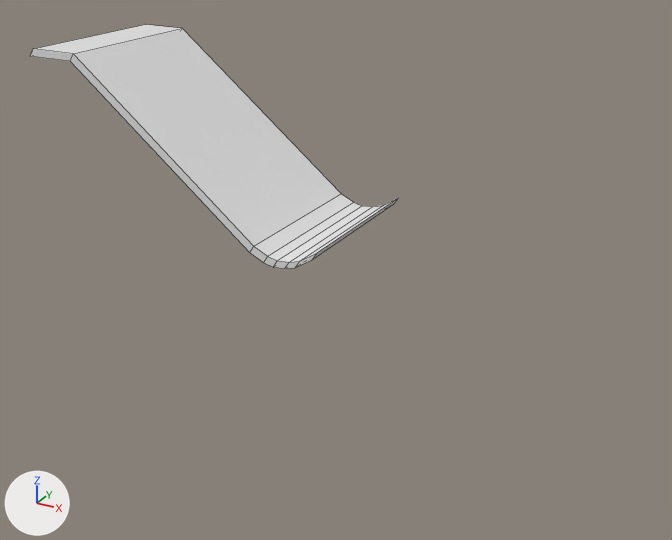
What one commit did to the Blender file Assets/Models/Ramp.blend.
Rendered twice from a camera (50 mm lens) standing at (18.6, -28.7, 11.2) and looking at (3.0, -0.3, -2.9). Arrows for +X, +Y and +Z are at lower left; the lights stay in place. Mesh edges are drawn as thin lines.
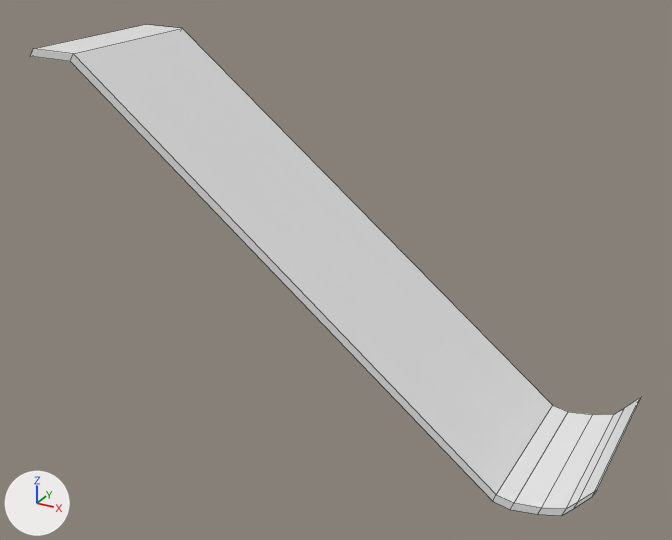
Commit message: Starting ramp

Pixel boxes [x1, y1, x2, y2] of what changed, in the pictures (672 x 540 px; the box of a moved part takes in the faces that stretch with it):
'Cube', reshaped (66% wider, 101% taller)
    before: [31, 25, 398, 268]
    after: [31, 25, 641, 515]
part 1 of me_cube_001, moved or reshaped
    before: [81, 34, 398, 268]
    after: [81, 34, 641, 515]

What the commit changed:
me_cube_001 is used by ob_cube; location (0.0, 0.0, 0.0).
me_cube_001 had 32 vertices, 30 faces and spanned x -8.47..3.9, y -3.24..3.24, z -1.91..4.8.
me_cube_001 now has 32 vertices, 30 faces and spans x -8.47..14.13, y -3.24..3.24, z -8.94..4.8.
me_cube_001 part 1: 24 of 32 vertices moved; they spanned x 1.12..3.9, y -3.24..3.24, z -1.91..-1.0 and now span x 10.75..14.13, y -3.24..3.24, z -8.94..-7.12; mean shift (10.11, 0.0, -6.72); largest move (2.57, -3.24, -1.86) -> (13.13, -3.24, -8.52).
